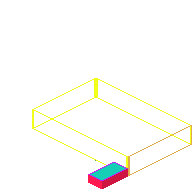
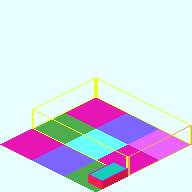
Revision of a layered 192 × 192 image; what changed, layer by layer:
added layer "Base_Plate_3x3.png" over [0, 0, 192, 192]
